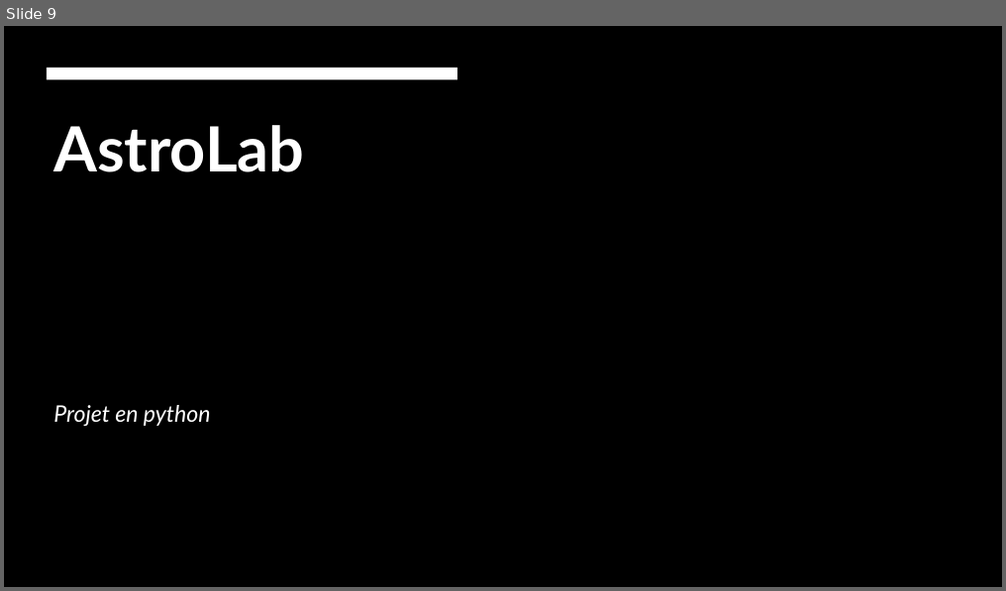
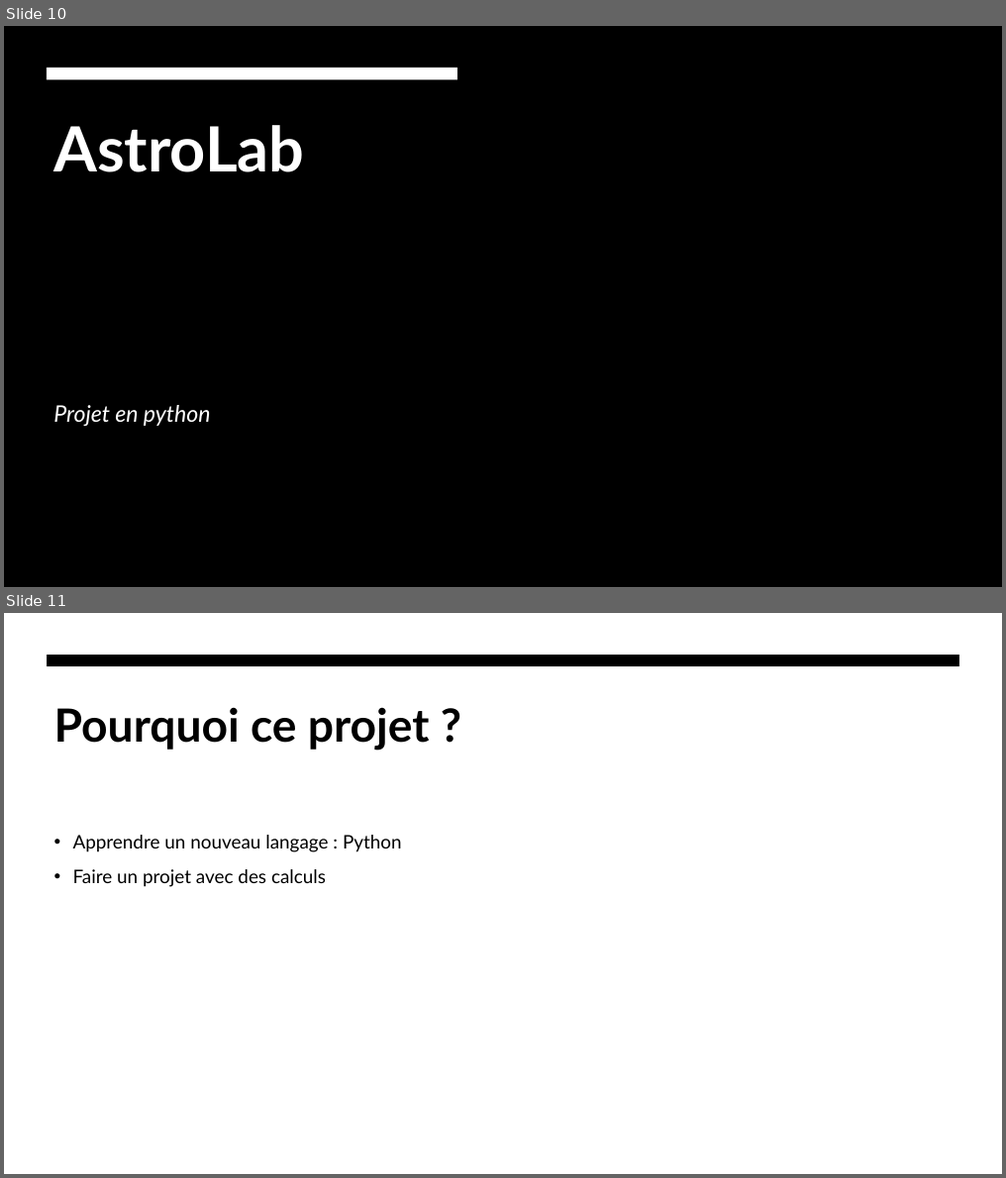
Before and after one commit to Agashae/MoonWebsite, a slide deck: annexe/Presentation.pptx. Shown one above the other, each under a label of ours: slide 9 before the commit, slides 10 and 11 after it. The pictures are 1006x591 and 1006x1178 pixels, drawn with LibreOffice and Linux fonts; fonts in the diff are those of the drawing; background and template pictures are left out. Boxes give left, top, right and bottom in pixels: in the first picture for what was removed or moved away, otherwise in the second. Text is boxed around its words. In the diff, an @@ line names an element or a change of style, - is before the commit and + after.

```diff
--- a/annexe/Presentation.pptx
+++ b/annexe/Presentation.pptx
@@ slide 11 added at <box>4,613,1002,1174</box>, background #FFFFFF @@
@@ freeform shape added at <box>47,655,960,666</box>, fill #000000 @@
@@ title added at <box>54,707,430,751</box>, 44 pt, text #000000, bold @@
+Pourquoi ce projet ?
@@ text added at <box>73,835,402,887</box>, 18 pt, text #000000 @@
+• Apprendre un nouveau langage : Python
+• Faire un projet avec des calculs
@@ what was slide 9 is now slide 10 @@
```
Also in this commit, not shown: 1 slide changed, 1 other slide added, 8 other files.
